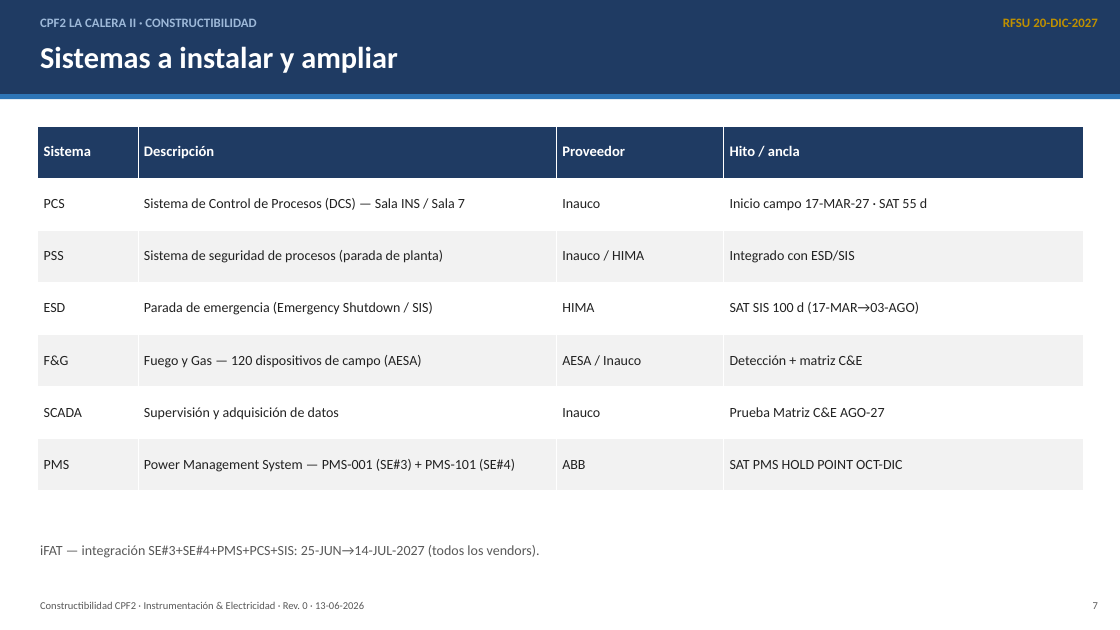
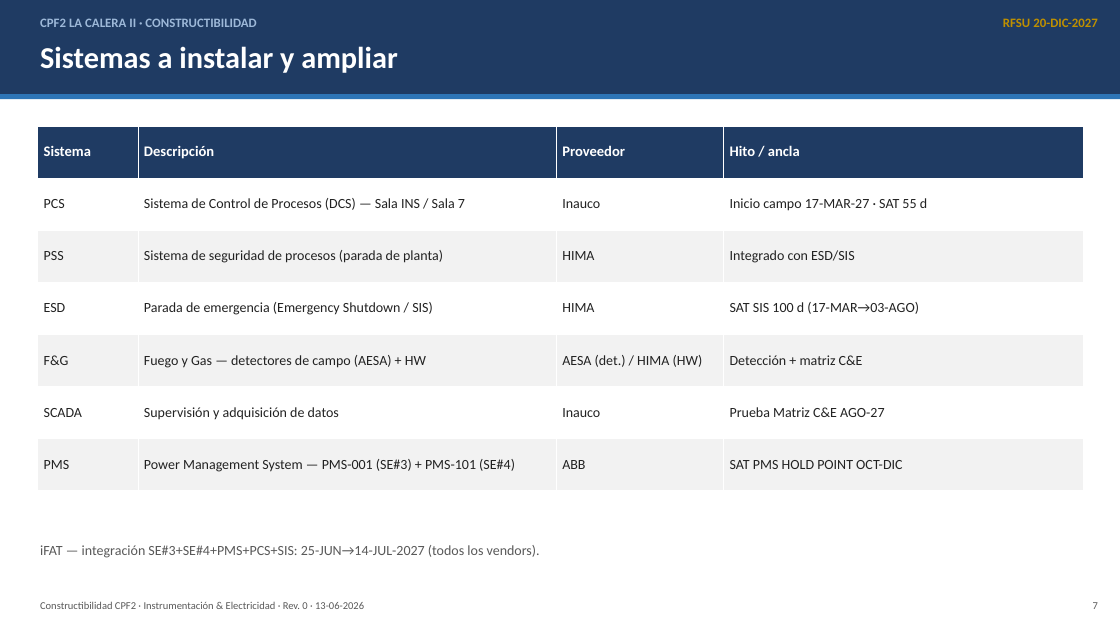
Before and after one commit to dafest-claude/OWN-Daro-1, a slide deck: slide 7 of Constructibilidad/Análisis generados/Presentacion_CPF2_INS_EL.pptx. Drawn at 1120x630 pixels with LibreOffice and Linux fonts; fonts in the diff are those of the drawing. Boxes give left, top, right and bottom in pixels: in the first picture for what was removed or moved away, otherwise in the second. Text is boxed around its words. In the diff, an @@ line names an element or a change of style, - is before the commit and + after.

```diff
--- a/Constructibilidad/Análisis generados/Presentacion_CPF2_INS_EL.pptx
+++ b/Constructibilidad/Análisis generados/Presentacion_CPF2_INS_EL.pptx
@@ table at (38, 126, 1084, 491) @@
-row 3, column 3: Inauco / HIMA
+row 3, column 3: HIMA
-row 5, column 2: Fuego y Gas — 120 dispositivos de campo (AESA)
+row 5, column 2: Fuego y Gas — detectores de campo (AESA) + HW
-row 5, column 3: AESA / Inauco
+row 5, column 3: AESA (det.) / HIMA (HW)
```
Also in this commit, not shown: 3 other files.
